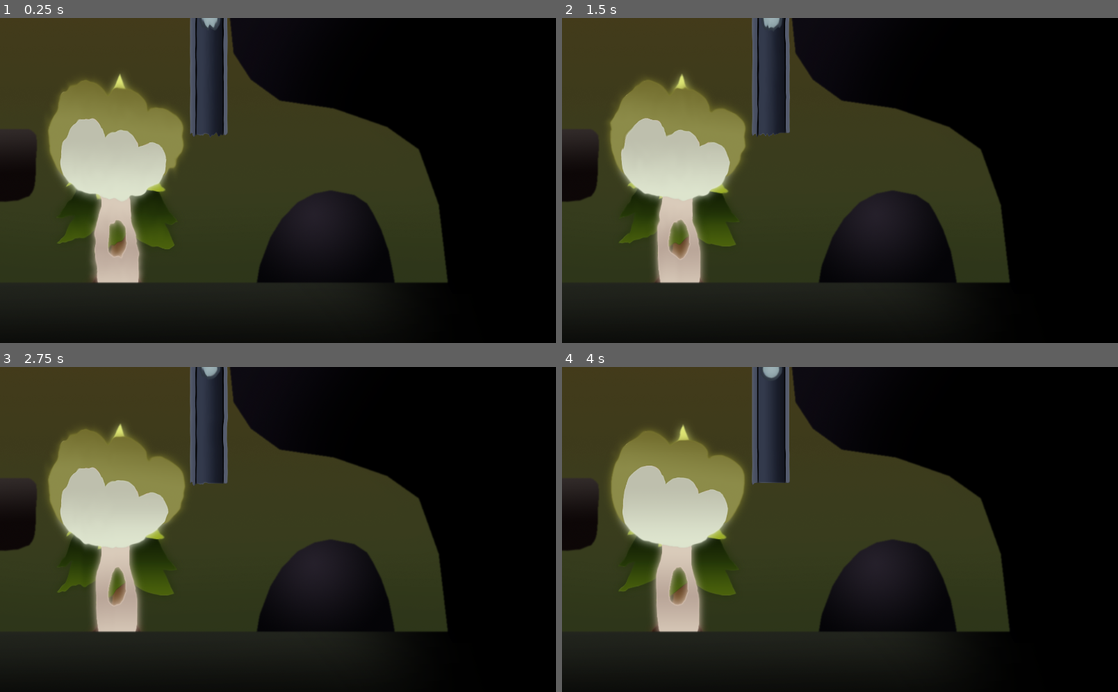
Above: before the commit, frames 1-4 (two rows, left to right).
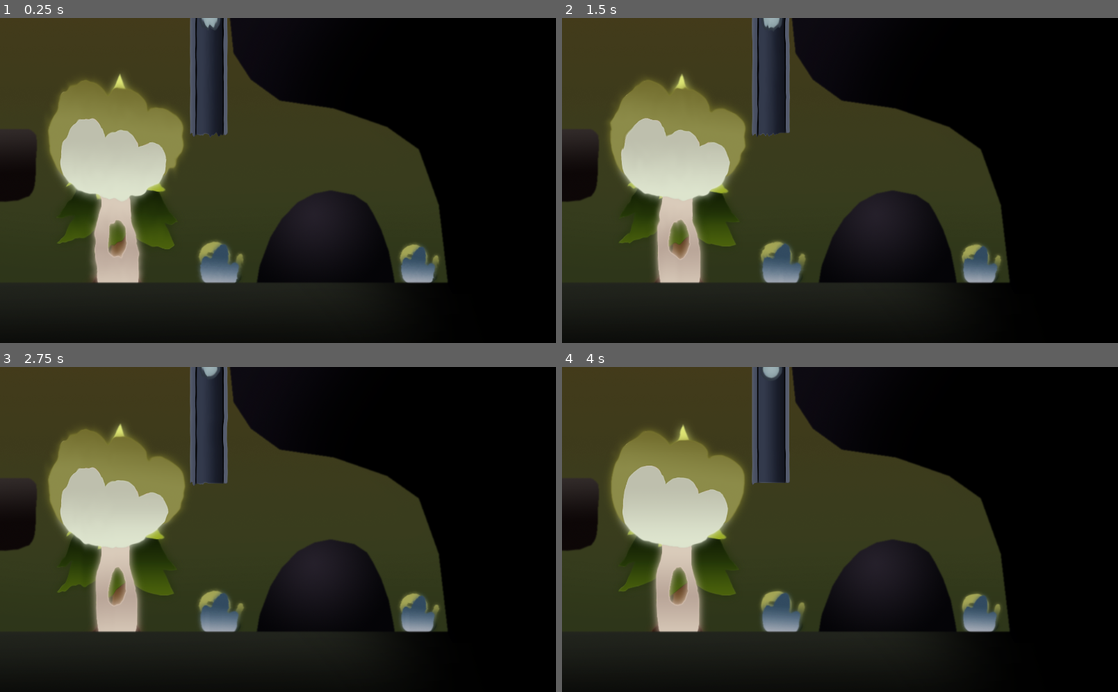
Above: after the commit, the same moments.

Repository: Dimension-Omega/misty-marshes
Game: Godot game, scene res://data/levels/2/level_2.tscn
The game is run twice, just before and just after one commit, with the same random seed, the same clock (stepped at 60 frames per second) and the same inputs. This scene is started directly instead of the project's main scene.
Inputs:
- Up to frame 1 (0.25 s): no input
- Up to frame 2 (1.5 s): tap Enter at 0.5 s; hold Space (duality) 0.53-1.28 s; hold Right (right) from 0.53 s (still down); tap Up (jump) at 0.77 s; tap 1 at 1.35 s
- Up to frame 3 (2.75 s): tap Up (jump) at 1.52 s; release Right (right) at 2.03 s; hold A (left) from 2.03 s (still down); tap 2 at 2.1 s
- Up to frame 4 (4 s): tap Enter at 2.75 s; release A (left) at 2.78 s; hold Right (right) from 2.78 s (still down); tap 5 at 2.85 s; tap Up (jump) at 3.02, 3.77 s; tap 6 at 3.6 s

The runs differ from the first frame. In frame 1, 1.5% of the frame differs, in the area x 35-79%, y 68-82%; in frame 2, 1.5%; in frame 3, 1.5%; in frame 4, 1.5%.

Commit message:
some polishing

Diff:
--- /dev/null
+++ b/data/elements/grass/grass.tscn
@@ -0,0 +1,16 @@
+[gd_scene load_steps=4 format=2]
+
+[ext_resource path="res://data/elements/grass/grass_white.png" type="Texture" id=1]
+[ext_resource path="res://data/elements/grass/grass_black.png" type="Texture" id=2]
+[ext_resource path="res://data/shaders/wobbly_shader.tres" type="Material" id=3]
+
+[node name="Grass" type="Node2D"]
+material = ExtResource( 3 )
+
+[node name="GrassBlack" type="Sprite" parent="." groups=["black"]]
+use_parent_material = true
+texture = ExtResource( 2 )
+
+[node name="GrassWhite" type="Sprite" parent="." groups=["white"]]
+use_parent_material = true
+texture = ExtResource( 1 )
--- a/data/levels/1/level_1.tscn
+++ b/data/levels/1/level_1.tscn
@@ -17,6 +17,7 @@
 [ext_resource path="res://data/elements/target/target.tscn" type="PackedScene" id=15]
 [ext_resource path="res://data/levels/Misty_marshes_-_Main_theme_2_final.mp3" type="AudioStream" id=16]
 [ext_resource path="res://data/fonts/Charm_32.tres" type="DynamicFont" id=17]
+[ext_resource path="res://data/elements/grass/grass.tscn" type="PackedScene" id=18]
 
 [sub_resource type="RectangleShape2D" id=1]
 extents = Vector2( 1300, 60 )
@@ -110,6 +111,12 @@
 [node name="Target" parent="entities" instance=ExtResource( 15 )]
 position = Vector2( 912, -365 )
 
+[node name="Grass" parent="entities" instance=ExtResource( 18 )]
+position = Vector2( 294, 385 )
+
+[node name="Grass2" parent="entities" instance=ExtResource( 18 )]
+position = Vector2( -94, 382 )
+
 [node name="Cinematic" type="Node2D" parent="."]
 
 [node name="Villain" parent="Cinematic" instance=ExtResource( 6 )]
--- a/data/levels/2/level_2.tscn
+++ b/data/levels/2/level_2.tscn
@@ -15,6 +15,7 @@
 [ext_resource path="res://data/elements/target/target.tscn" type="PackedScene" id=13]
 [ext_resource path="res://data/elements/secret/secret.tscn" type="PackedScene" id=14]
 [ext_resource path="res://data/levels/Misty_marshes_-_Main_theme_2_final.mp3" type="AudioStream" id=15]
+[ext_resource path="res://data/elements/grass/grass.tscn" type="PackedScene" id=16]
 
 [sub_resource type="RectangleShape2D" id=1]
 extents = Vector2( 1300, 60 )
@@ -121,6 +122,14 @@
 [node name="Secret" parent="entities" instance=ExtResource( 14 )]
 position = Vector2( 610, 408 )
 
+[node name="Grass" parent="entities" instance=ExtResource( 16 )]
+position = Vector2( 409, 455 )
+scale = Vector2( 0.889764, 0.878049 )
+
+[node name="Grass2" parent="entities" instance=ExtResource( 16 )]
+position = Vector2( 774, 456 )
+scale = Vector2( 0.778191, 0.793517 )
+
 [node name="Player" parent="." instance=ExtResource( 8 )]
 position = Vector2( -699, 416 )
 
--- a/data/levels/3/level_3.tscn
+++ b/data/levels/3/level_3.tscn
@@ -11,8 +11,10 @@
 [ext_resource path="res://data/levels/3/level_3_bg_white.png" type="Texture" id=9]
 [ext_resource path="res://data/elements/moose/moose.tscn" type="PackedScene" id=10]
 [ext_resource path="res://data/elements/boulders/boulder.tscn" type="PackedScene" id=11]
+[ext_resource path="res://data/elements/grass/grass.tscn" type="PackedScene" id=12]
 [ext_resource path="res://data/elements/player/player.tscn" type="PackedScene" id=13]
 [ext_resource path="res://data/elements/secret/secret.tscn" type="PackedScene" id=14]
+[ext_resource path="res://data/elements/trees/oak_tree.tscn" type="PackedScene" id=15]
 
 [sub_resource type="RectangleShape2D" id=1]
 extents = Vector2( 1300, 60 )
@@ -125,6 +127,22 @@
 [node name="RightLimit" type="Node2D" parent="entities/MooseLimits"]
 position = Vector2( 636, 442 )
 
+[node name="OakTree" parent="entities" instance=ExtResource( 15 )]
+position = Vector2( 441, 343 )
+z_index = -1
+
+[node name="OakTree2" parent="entities" instance=ExtResource( 15 )]
+position = Vector2( -453, 329 )
+z_index = -1
+
+[node name="Grass" parent="entities" instance=ExtResource( 12 )]
+position = Vector2( -913, -40 )
+z_index = -1
+
+[node name="Grass2" parent="entities" instance=ExtResource( 12 )]
+position = Vector2( 764, 486 )
+z_index = -1
+
 [node name="Player" parent="." instance=ExtResource( 13 )]
 position = Vector2( -823, -99 )
 
Binary file added: data/elements/grass/grass_black.png
Not shown, added: data/elements/grass/grass_black.png.import
Binary file added: data/elements/grass/grass_white.png
Not shown, added: data/elements/grass/grass_white.png.import
Binary file changed: data/elements/player/player_black.png
Not shown: 1 places in data/levels/1/level_1.tscn that only renumber resources
Binary file changed: data/levels/1/level_1_fg_black.png
Binary file changed: data/levels/1/level_1_fg_white.png
Not shown: 1 places in data/levels/2/level_2.tscn that only renumber resources
Not shown: 1 places in data/levels/3/level_3.tscn that only renumber resources
Not shown, changed: export_presets.cfg
